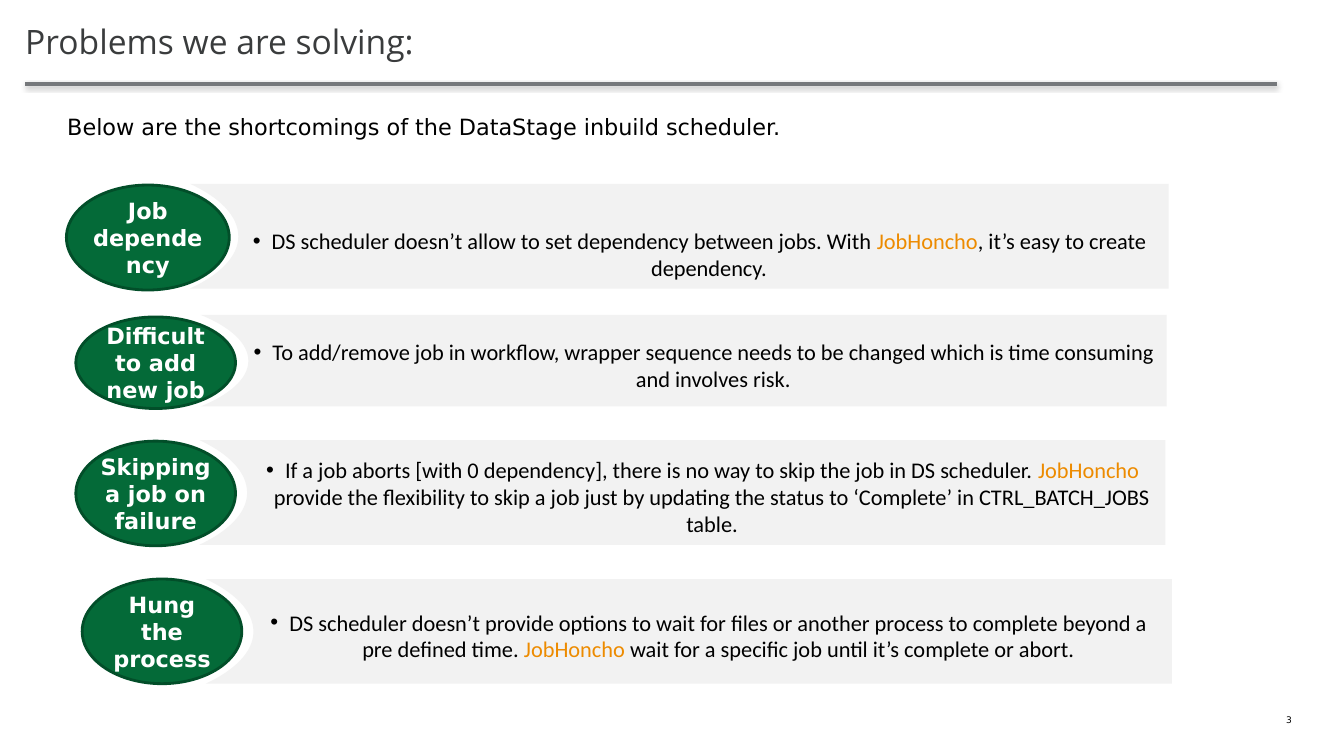
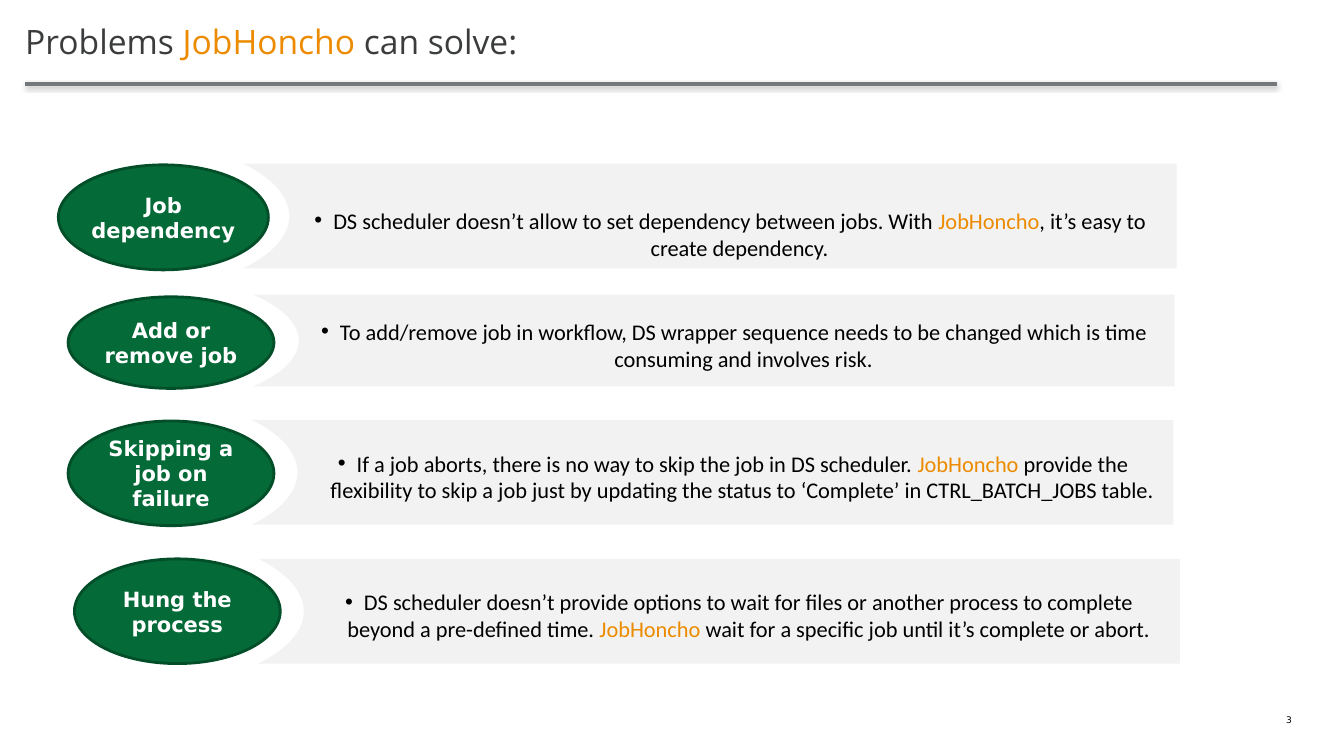
Before and after one commit to atadas10/JobHoncho, a slide deck: slide 3 of JobHoncho.pptx. Drawn at 1344x756 pixels with LibreOffice and Linux fonts; fonts in the diff are those of the drawing. Boxes give left, top, right and bottom in pixels: in the first picture for what was removed or moved away, otherwise in the second. Text is boxed around its words. In the diff, an @@ line names an element or a change of style, - is before the commit and + after.

Commit message:
Add files via upload
Update the deck

```diff
--- a/JobHoncho.pptx
+++ b/JobHoncho.pptx
@@ title at (x1=25, y1=28, x2=517, y2=61): text changed @@
-Problems we are solving:
+Problems JobHoncho can solve:
@@ text removed at (x1=67, y1=118, x2=780, y2=140) @@
-Below are the shortcomings of the DataStage inbuild scheduler.
@@ ellipse "Job dependency" resized from (x1=67, y1=186, x2=230, y2=290) to (x1=58, y1=165, x2=268, y2=270) @@
@@ freeform shape "DS scheduler doesn’t allow to ..." resized from (x1=191, y1=184, x2=1170, y2=288) to (x1=243, y1=163, x2=1177, y2=268) @@
@@ ellipse "Add or remove job" resized from (x1=76, y1=317, x2=235, y2=408) to (x1=69, y1=296, x2=274, y2=388) @@
@@ freeform shape "To add/remove job in workflow, ..." resized from (x1=201, y1=315, x2=1167, y2=406) to (x1=253, y1=294, x2=1175, y2=386) @@
@@ text in ellipse at (x1=105, y1=322, x2=238, y2=368): text changed; size 16 to 15 pt @@
-Difficult to add new job
+Add or remove job
@@ text in freeform shape at (x1=340, y1=324, x2=1146, y2=371): text changed @@
-• To add/remove job in workflow, wrapper sequence needs to be changed which is time consuming and involves risk.
+• To add/remove job in workflow, DS wrapper sequence needs to be changed which is time consuming and involves risk.
@@ ellipse "Skipping a job on failure" resized from (x1=76, y1=442, x2=235, y2=546) to (x1=69, y1=421, x2=274, y2=526) @@
@@ freeform shape "If a job aborts, there ..." resized from (x1=200, y1=441, x2=1166, y2=545) to (x1=252, y1=420, x2=1174, y2=525) @@
@@ text in freeform shape at (x1=330, y1=456, x2=1154, y2=502): text changed @@
-• If a job aborts [with 0 dependency], there is no way to skip the job in DS scheduler. JobHoncho provide the flexibility to skip a job just by updating the status to ‘Complete’ in CTRL_BATCH_JOBS table.
+• If a job aborts, there is no way to skip the job in DS scheduler. JobHoncho provide the flexibility to skip a job just by updating the status to ‘Complete’ in CTRL_BATCH_JOBS table.
@@ size 16 to 15 pt in 3 elements at (x1=58, y1=165, x2=268, y2=270), (x1=69, y1=421, x2=274, y2=526), (x1=75, y1=559, x2=280, y2=663) @@
@@ ellipse "Hung the process" resized from (x1=82, y1=579, x2=241, y2=684) to (x1=75, y1=559, x2=280, y2=663) @@
@@ freeform shape "DS scheduler doesn’t provide options ..." resized from (x1=206, y1=579, x2=1172, y2=684) to (x1=258, y1=559, x2=1180, y2=663) @@
@@ text in freeform shape at (x1=347, y1=594, x2=1149, y2=641): text changed @@
-• DS scheduler doesn’t provide options to wait for files or another process to complete beyond a pre defined time. JobHoncho wait for a specific job until it’s complete or abort.
+• DS scheduler doesn’t provide options to wait for files or another process to complete beyond a pre-defined time. JobHoncho wait for a specific job until it’s complete or abort.
```
Also in this commit, not shown: 7 other slides changed, 2 slides added.
